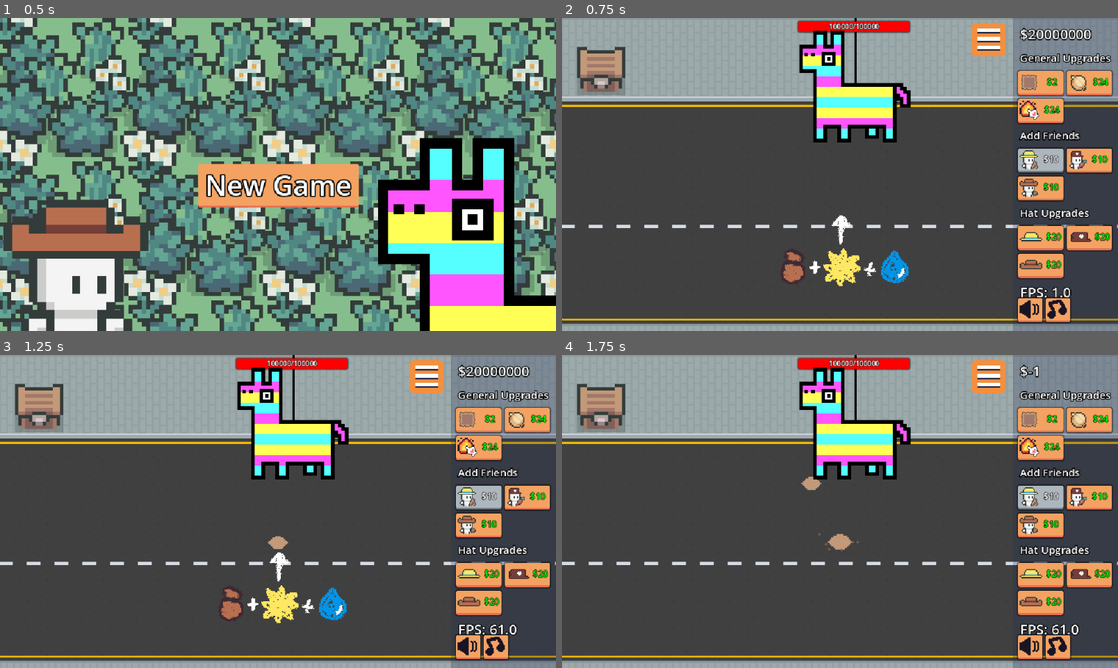
Above: before the commit, frames 1-4 (two rows, left to right).
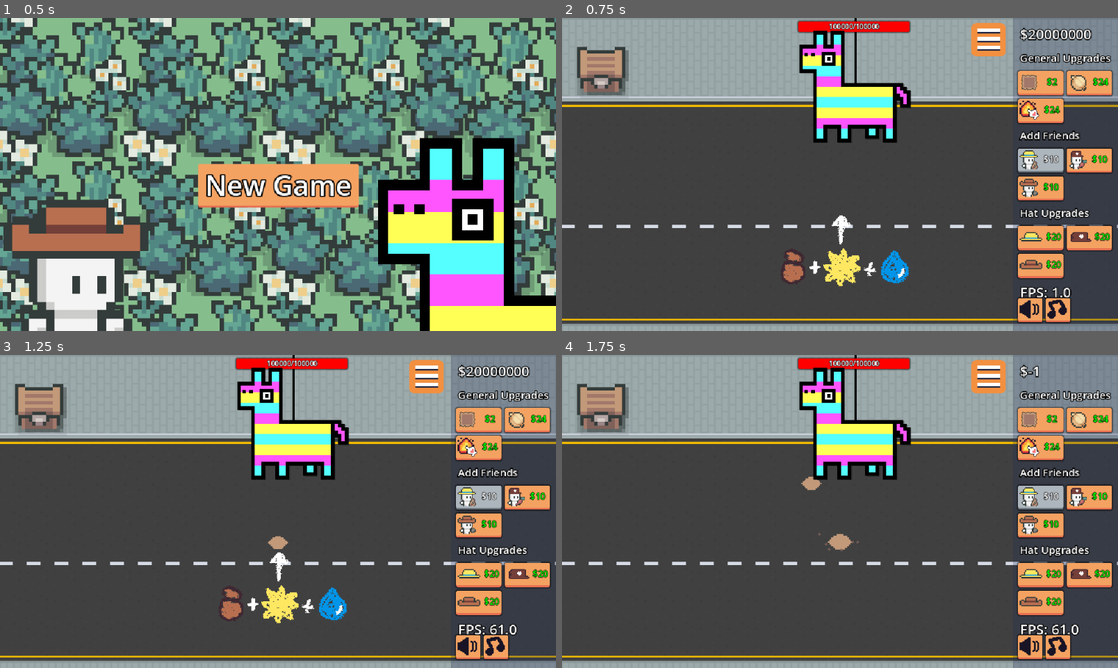
Above: after the commit, the same moments.

Repository: eric-marsh/farminata
Game: Godot game, scene res://scene/scene_switcher.tscn
The game is run twice, just before and just after one commit, with the same random seed, the same clock (stepped at 60 frames per second) and the same inputs. Sound files missing from this copy of the repository are replaced by a short silence.
Inputs:
- Up to frame 1 (0.5 s): no input
- Up to frame 2 (0.75 s): click "New Game" at 0.5 s
- Up to frame 3 (1.25 s): no input
- Up to frame 4 (1.75 s): click "$2" at 1.25 s

Frame 1 is identical in both runs. In frame 2, 0.2% of the frame differs, in the area x 4-63%, y 4-29%; in frame 3, 0.2%; in frame 4, 0.2%, in the area x 4-63%, y 4-40%.
Error in both runs: Invalid access to property or key 'SWAY_RAND_DIR' on a base object of type 'Node (debug.gd)'. (res://script/flower.gd:10)

Commit message:
more shadows

Diff:
--- a/scene/piniata.tscn
+++ b/scene/piniata.tscn
@@ -6,6 +6,7 @@
 [ext_resource type="PackedScene" uid="uid://dx7x4rdgygqg6" path="res://scene/output.tscn" id="3_odym4"]
 [ext_resource type="Texture2D" uid="uid://ci4cpk4no35dd" path="res://img/piniata/eye.png" id="4_rrcj7"]
 [ext_resource type="Texture2D" uid="uid://c75facejbasv" path="res://img/piniata/plot_message.png" id="5_nau6d"]
+[ext_resource type="Shader" uid="uid://5lq7i0cccg7t" path="res://shader/Shadow.gdshader" id="6_bvb5e"]
 
 [sub_resource type="StyleBoxEmpty" id="StyleBoxEmpty_nu8ja"]
 
@@ -21,6 +22,10 @@
 font_size = 8
 outline_size = 2
 outline_color = Color(0, 0, 0, 1)
+
+[sub_resource type="ShaderMaterial" id="ShaderMaterial_7i3q2"]
+shader = ExtResource("6_bvb5e")
+shader_parameter/modulate = Color(0, 0, 0, 1)
 
 [sub_resource type="Animation" id="Animation_rrcj7"]
 length = 0.001
@@ -227,6 +232,15 @@
 position = Vector2(-31.8504, 133.022)
 texture = ExtResource("5_nau6d")
 
+[node name="Shadow" type="Sprite2D" parent="Node2D/Sprite2D"]
+z_index = -1
+y_sort_enabled = true
+material = SubResource("ShaderMaterial_7i3q2")
+position = Vector2(1, 1)
+texture = ExtResource("1_ddpin")
+centered = false
+offset = Vector2(0, 90)
+
 [node name="LeftArea" type="Area2D" parent="Node2D"]
 position = Vector2(-1, 89)
 
--- a/scene/sell_chest.tscn
+++ b/scene/sell_chest.tscn
@@ -1,7 +1,8 @@
-[gd_scene load_steps=13 format=3 uid="uid://pcjs3l3ltyss"]
+[gd_scene load_steps=15 format=3 uid="uid://pcjs3l3ltyss"]
 
 [ext_resource type="Script" uid="uid://c07vop060c30" path="res://script/sell_chest.gd" id="1_cl27i"]
 [ext_resource type="Texture2D" uid="uid://bbqhh53b6c07n" path="res://img/chest/chest.png" id="2_bl7if"]
+[ext_resource type="Shader" uid="uid://5lq7i0cccg7t" path="res://shader/Shadow.gdshader" id="3_bl7if"]
 
 [sub_resource type="AtlasTexture" id="AtlasTexture_10caw"]
 atlas = ExtResource("2_bl7if")
@@ -67,6 +68,10 @@
 "speed": 15.0
 }]
 
+[sub_resource type="ShaderMaterial" id="ShaderMaterial_5yv88"]
+shader = ExtResource("3_bl7if")
+shader_parameter/modulate = Color(0, 0, 0, 1)
+
 [sub_resource type="RectangleShape2D" id="RectangleShape2D_5yv88"]
 size = Vector2(14, 9)
 
@@ -83,6 +88,15 @@
 speed_scale = 2.0
 offset = Vector2(0, -7)
 
+[node name="Shadow" type="AnimatedSprite2D" parent="AnimatedSprite2D"]
+z_index = -1
+y_sort_enabled = true
+material = SubResource("ShaderMaterial_5yv88")
+position = Vector2(0, -7)
+sprite_frames = SubResource("SpriteFrames_vcbbc")
+speed_scale = 2.0
+offset = Vector2(1, 1)
+
 [node name="CollisionShape2D" type="CollisionShape2D" parent="."]
 position = Vector2(0, -12)
 shape = SubResource("RectangleShape2D_5yv88")
--- a/script/piniata.gd
+++ b/script/piniata.gd
@@ -35,7 +35,13 @@
 var spring_force: float = 5.0  # pulls back to center
 
 var play_kill_animation: bool = false
+
+@onready var sprite_2d: Sprite2D = $Node2D/Sprite2D
+@onready var shadow: Sprite2D = $Node2D/Sprite2D/Shadow
+
 func _process(delta: float) -> void:
+	if shadow.texture != sprite_2d.texture:
+		shadow.texture = sprite_2d.texture
 	if !visible or is_dead:
 		return
 
--- a/script/plot_util.gd
+++ b/script/plot_util.gd
@@ -13,7 +13,6 @@
 	Globals.PlotsContainer.add_child(p)
 	if Debug.ALL_FULL_CROPS_AT_START:
 		p.plot_growth_state = Enum.Plot_Growth_State.Full
-		p.plot_growth_state = Enum.Plot_Growth_State.Partial_2
 		var grow_type = State.unlocked_slot_outputs.pick_random()
 		p.grow_type = PlantUtil.drop_type_to_grow_type(grow_type if grow_type else Enum.Grow_Type.Carrot)
 		p.update_image()
--- a/script/sell_chest.gd
+++ b/script/sell_chest.gd
@@ -2,6 +2,7 @@
 class_name sell_chest
 
 @onready var animated_sprite: AnimatedSprite2D = $AnimatedSprite2D
+@onready var shadow: AnimatedSprite2D = $AnimatedSprite2D/Shadow
 
 var is_opened: bool = false
 var droppable_to_sell: droppable = null
@@ -13,6 +14,8 @@
 	#DamageNumber.display_money_get(str("12"), animated_sprite.global_position + Vector2(12 + Util.rng.randi_range(-42, 0), -32), Color.GREEN)
 	if !is_opened and animated_sprite.frame == 7:
 		animated_sprite.play_backwards("default")
+		shadow.play_backwards("default")
+
 
 	if is_opened and droppable_to_sell and !droppable_to_sell.is_dragging:
 		sell_droppable(droppable_to_sell)
@@ -62,11 +65,13 @@
 func _on_animated_sprite_2d_animation_finished() -> void:
 	if (!is_opened or !droppable_to_sell) and animated_sprite.frame > 0:
 		animated_sprite.play_backwards("default")
+		shadow.play_backwards("default")
 
 func open_chest(d: droppable) -> void:
 	is_opened = true
 	droppable_to_sell = d
 	animated_sprite.play("default")
+	shadow.play("default")
 
 func close_chest() -> void:
 	droppable_to_sell = null
Not shown: 1 places in scene/piniata.tscn that only renumber resources
